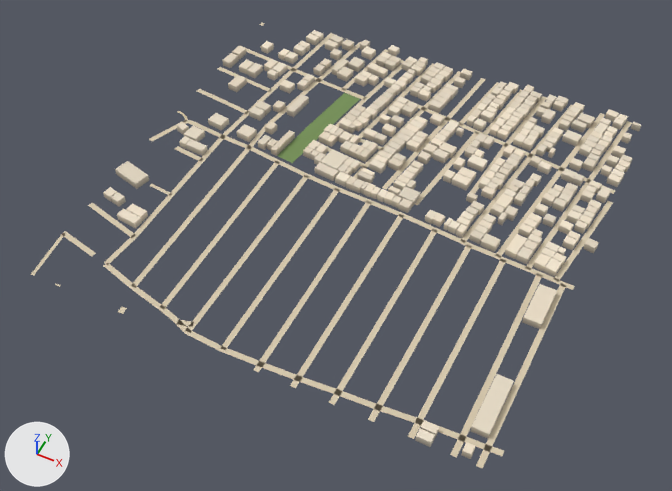
The glTF model public/assets/bengaluru-region-v1/tiles/t8_20-l0.glb, before and after one commit.
Rendered twice from a 50 mm camera at (4551.0, 9597.0, 720.0) aimed at (4249.0, 10202.0, -35.0). The axes (+X, +Y, +Z) are drawn at lower left. The lights are the same throughout. The older version comes first.

Objects in the first picture: 'building', 'ground'.
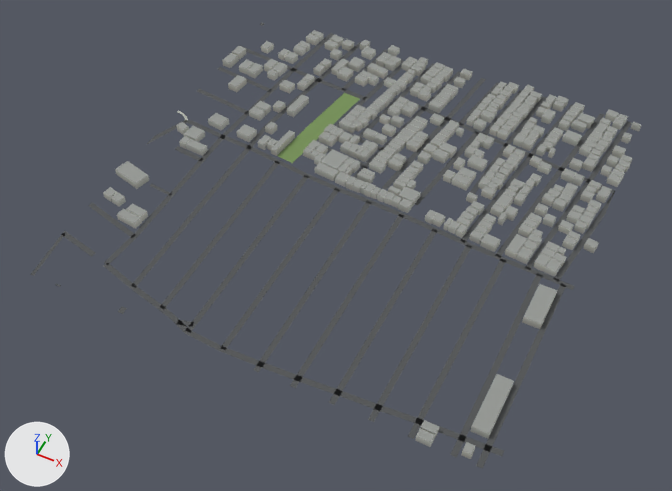
What differs and where, as boxes (x1, y1, x2, y2) in the pictures (672 x 491 px; the box of a moved part takes in the faces that stretch with it):
part 1 of me_building, recoloured
    both: (103, 30, 641, 458)
part 2 of me_ground, moved or reshaped
    before: (30, 203, 136, 287)
    after: (31, 203, 135, 287)
part 3 of me_ground, moved or reshaped
    before: (149, 23, 632, 282)
    after: (147, 22, 632, 282)
part 4 of me_ground, moved or reshaped
    both: (253, 363, 491, 469)
part 5 of me_ground, recoloured
    both: (61, 42, 615, 456)

The change, as a diff of the scene's bpy script:
```diff
--- a/public/assets/bengaluru-region-v1/tiles/t8_20-l0.glb.py
+++ b/public/assets/bengaluru-region-v1/tiles/t8_20-l0.glb.py
@@ me_building @@
 # used by ob_building; location = (4000.0, 10000.0, 0.0)
-me_building.from_pydata(...)  # 2984 vertices, 3731 faces; spans x -3.0..506.0, y 0.0..504.0, z 0.0..8.0
+me_building.from_pydata(...)  # 2984 vertices, 4478 faces; spans x -3.0..506.0, y 0.0..504.0, z 0.0..8.0
+# me_building part 1: 3731 kept faces spanning x -3.0..506.0, y 0.0..504.0, z 0.0..8.0 get new vertex colours; the middle colour goes from pale yellow #daceb9 to light grey #c3c5be
 me_building.materials.append(mat_building)
@@ me_ground @@
 # used by ob_ground; location = (4000.0, 10000.0, 0.0)
-me_ground.from_pydata(...)  # 666 vertices, 553 faces; spans x -3.0..503.0, y 0.0..500.0, z 1.0
+me_ground.from_pydata(...)  # 681 vertices, 566 faces; spans x 0.0..500.0, y 0.0..500.0, z 1.0
+# me_ground part 2
+# 7 vertices are removed from x -1.0..36.0, y 28.0..110.0, z 1.0
+# 12 faces are deleted
+# 1 vertex moves from x 1.0, y 64.0, z 1.0 to x 0.0, y 58.0, z 1.0
+# 10 vertices are added at x 0.0..33.0, y 2.0..111.0, z 1.0
+# 15 new faces join them
+# me_ground part 3
+# 18 vertices are removed from x 20.0..497.0, y 319.0..500.0, z 1.0
+# 39 faces are deleted
+# 6 vertices in x 292.0..376.0, y 431.0..440.0, z 1.0 move by (1.0, 5.0, 0.0)
+# 4 vertices in x 227.0..321.0, y 446.0..469.0, z 1.0 move by (1.0, 9.0, 0.0)
+# 3 vertices in x 261.0..488.0, y 295.0..443.0, z 1.0 move by (1.0, 8.0, 0.0)
+# 31 vertices move from x -3.0..503.0, y 221.0..469.0, z 1.0 to x 0.0..500.0, y 214.0..485.0, z 1.0
+# 30 vertices are added at x 5.0..500.0, y 320.0..500.0, z 1.0
+# 49 new faces join them
+# me_ground part 4
+# 14 faces are deleted
+# 14 new faces join them
+# me_ground part 5: 461 kept faces spanning x 0.0..500.0, y 0.0..500.0, z 1.0 get new vertex colours; the middle colour goes from beige #d7c9ae to dark grey #535556
+# other edits to the shape of me_ground do not show in these pictures
 me_ground.materials.append(mat_ground)
```
